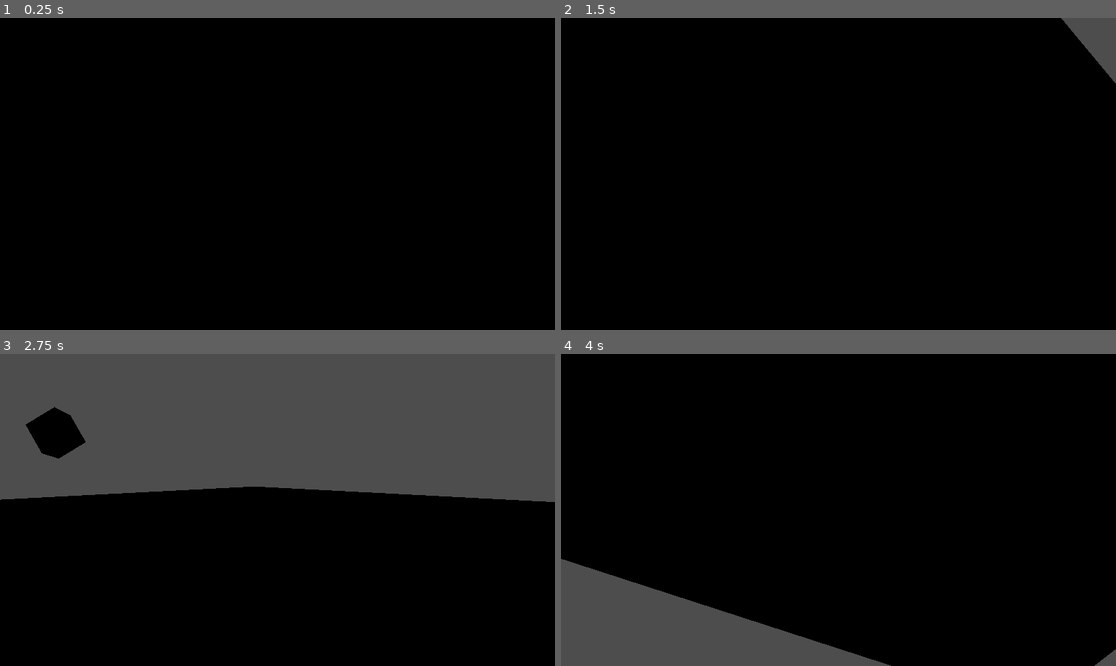
Above: before the commit, frames 1-4 (two rows, left to right).
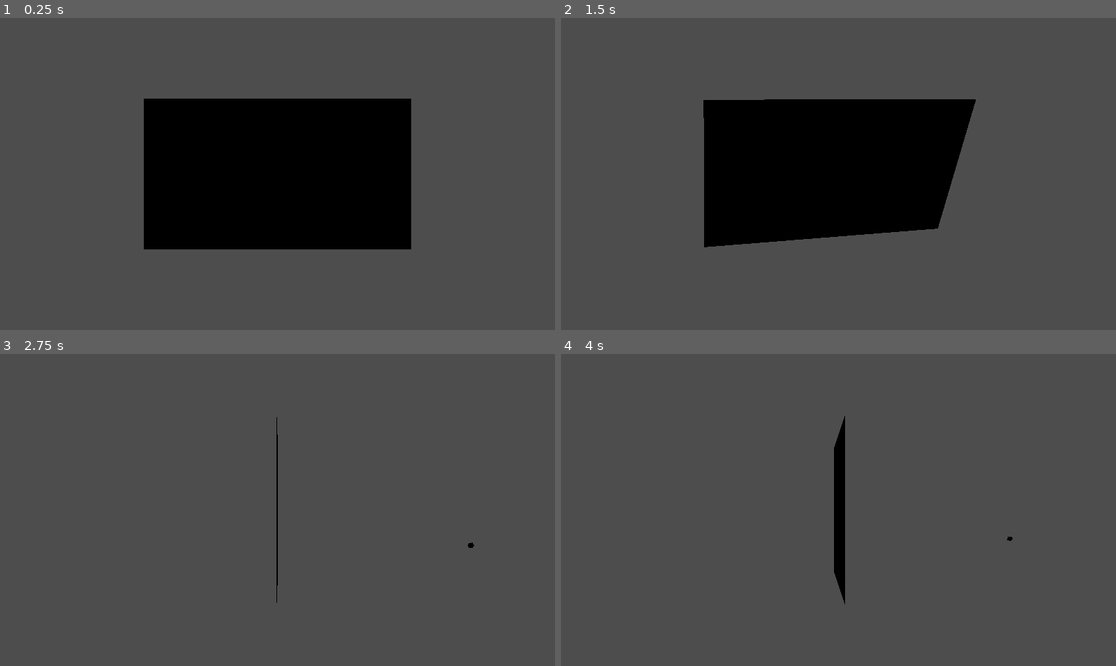
Above: after the commit, the same moments.

Repository: MatthieuLJ/no_dice
Game: Godot game, scene res://die.tscn
The game is run twice, just before and just after one commit, with the same random seed, the same clock (stepped at 60 frames per second) and the same inputs.
Inputs (mouse positions are in pixels of both pictures, inside the frame that each line leads up to):
- Up to frame 1 (0.25 s): no input
- Up to frame 2 (1.5 s): tap Enter (ui_accept) at 0.5, 0.77 s; move the mouse to (960, 158) at 0.52 s; hold Right (ui_right) 0.53-1.28 s; tap R at 0.6, 1.35 s; click (960, 158) at 0.67 s; move the mouse to (727, 189) at 1.27 s; hold Down (ui_down) from 1.28 s (still down)
- Up to frame 3 (2.75 s): tap Enter (ui_accept) at 1.52 s; move the mouse to (333, 441) at 2.02 s; release Down (ui_down) at 2.03 s; hold Right (ui_right) from 2.03 s (still down); tap R at 2.1 s
- Up to frame 4 (4 s): move the mouse to (810, 572) at 2.77 s; release Right (ui_right) at 2.78 s; hold Up (ui_up) 2.78-3.53 s; tap R at 2.85, 3.6 s; click (810, 572) at 2.92 s; tap Enter (ui_accept) at 3.02, 3.77 s; move the mouse to (1005, 556) at 3.52 s; hold Left (ui_left) from 3.53 s (still down)

The runs differ from the first frame. In frame 1, 77% of the frame differs, in the area x 0-100%, y 0-100%; in frame 2, 79%; in frame 3, 56%; in frame 4, 89%.

Commit message:
Update enclosure
Use 4 walls instead of a pyramid for easier physics
Checked the aspect ratio is correct

Diff:
--- a/die.gd
+++ b/die.gd
@@ -39,13 +39,3 @@
 		global_position = Vector3(0, 0.55, 0)
 		linear_velocity = Vector3.ZERO
 		angular_velocity = Vector3.ZERO
-
-func get_current_aspect_ratio():
-	# get_viewport().get_visible_rect() gives you the pixel dimensions
-	var view_size = get_viewport().get_visible_rect().size
-	var aspect_ratio = view_size.x / view_size.y
-	return aspect_ratio
-
-# Example usage
-func _ready():
-	print("Current Aspect Ratio: ", get_current_aspect_ratio())
--- a/die.tscn
+++ b/die.tscn
@@ -12,12 +12,6 @@
 [sub_resource type="BoxMesh" id="BoxMesh_fl3nv"]
 material = SubResource("StandardMaterial3D_fl3nv")
 size = Vector3(0.1, 0.1, 0.1)
-
-[sub_resource type="StandardMaterial3D" id="StandardMaterial3D_q3244"]
-albedo_color = Color(1, 0.24705882, 0.11764706, 1)
-
-[sub_resource type="StandardMaterial3D" id="StandardMaterial3D_gxo0y"]
-albedo_color = Color(0.695274, 0.634472, 0.14082271, 1)
 
 [sub_resource type="PhysicsMaterial" id="PhysicsMaterial_gxo0y"]
 absorbent = true
@@ -38,6 +32,18 @@
 
 [sub_resource type="BoxShape3D" id="BoxShape3D_gxo0y"]
 
+[sub_resource type="BoxShape3D" id="BoxShape3D_lrp3r"]
+size = Vector3(2, 1, 0.1)
+
+[sub_resource type="BoxShape3D" id="BoxShape3D_da4l3"]
+size = Vector3(2, 1, 0.1)
+
+[sub_resource type="BoxShape3D" id="BoxShape3D_pg65m"]
+size = Vector3(0.1, 1, 2)
+
+[sub_resource type="BoxShape3D" id="BoxShape3D_xbu7s"]
+size = Vector3(0.1, 1, 2)
+
 [node name="Node3D" type="Node3D" unique_id=199600776]
 
 [node name="Die" type="RigidBody3D" parent="." unique_id=343189897]
@@ -53,43 +59,45 @@
 mesh = SubResource("BoxMesh_fl3nv")
 
 [node name="DirectionalLight3D" type="DirectionalLight3D" parent="." unique_id=68554707]
-transform = Transform3D(1, 0, 0, 0, 0.707107, 0.707107, 0, -0.707107, 0.707107, 0, 1.2, 0.3)
+transform = Transform3D(1, 0, 0, 0, 0.70710695, 0.70710695, 0, -0.70710695, 0.70710695, 0, 1.5, 1)
 layers = 0
-light_color = Color(0.942667, 0.859814, 0.611737, 1)
+light_color = Color(0.8145645, 0.89032847, 0.7817355, 1)
+light_energy = 8.108
+light_indirect_energy = 5.336
+light_angular_distance = 30.0
 
 [node name="Camera3D" type="Camera3D" parent="." unique_id=50445828]
-transform = Transform3D(-4.371139e-08, -1, -4.371139e-08, 0, -4.371139e-08, 1, -1, 4.371139e-08, 1.9106855e-15, 0, 1.5, 0)
+transform = Transform3D(1, 0, 0, 0, -4.371139e-08, 1, 0, -1, -4.371139e-08, 0, 5, 0)
 keep_aspect = 0
 current = true
-fov = 60.0
+fov = 45.0
 
-[node name="Enclosure" type="CSGCombiner3D" parent="." unique_id=1470120394]
-material_override = SubResource("StandardMaterial3D_q3244")
-operation = 2
-script = ExtResource("2_gxo0y")
-
-[node name="Box" type="CSGBox3D" parent="Enclosure" unique_id=1178474898]
-transform = Transform3D(0.70710677, 0, 0.70710677, 0, 1, 0, -0.70710677, 0, 0.70710677, 0, 1, 0)
-custom_aabb = AABB(0, 0, 0, 1, 1, 1)
-size = Vector3(2, 2, 2)
-material = SubResource("StandardMaterial3D_gxo0y")
-
-[node name="CarvedPyramid" type="CSGPolygon3D" parent="Enclosure" unique_id=1964232516]
-transform = Transform3D(0.70710677, 0, 0.70710677, 0, 1, 0, -0.70710677, 0, 0.70710677, 0, 0, 0)
-operation = 2
-polygon = PackedVector2Array(0, 0, 0, 2, 1, 0)
-mode = 1
-spin_degrees = 360.0
-spin_sides = 4
-smooth_faces = true
+[node name="Enclosure" type="Node3D" parent="." unique_id=259526915]
 
 [node name="Ground" type="AnimatableBody3D" parent="Enclosure" unique_id=1843248541]
 physics_material_override = SubResource("PhysicsMaterial_gxo0y")
+script = ExtResource("2_gxo0y")
 
 [node name="MeshInstance3D" type="MeshInstance3D" parent="Enclosure/Ground" unique_id=504361292]
 mesh = SubResource("PlaneMesh_fl3nv")
 surface_material_override/0 = SubResource("StandardMaterial3D_muu1c")
 
-[node name="CollisionShape3D" type="CollisionShape3D" parent="Enclosure/Ground" unique_id=1002200635]
+[node name="Bottom" type="CollisionShape3D" parent="Enclosure/Ground" unique_id=1002200635]
 transform = Transform3D(10, 0, 0, 0, 10, 0, 0, 0, 10, 0, -5, 0)
 shape = SubResource("BoxShape3D_gxo0y")
+
+[node name="Wall_North" type="CollisionShape3D" parent="Enclosure/Ground" unique_id=429684385]
+transform = Transform3D(1, 0, 0, 0, 1, 0, 0, 0, 1, 0, 0.5, -1)
+shape = SubResource("BoxShape3D_lrp3r")
+
+[node name="Wall_South" type="CollisionShape3D" parent="Enclosure/Ground" unique_id=1240032953]
+transform = Transform3D(1, 0, 0, 0, 1, 0, 0, 0, 1, 0, 0.5, 1)
+shape = SubResource("BoxShape3D_da4l3")
+
+[node name="Wall_East" type="CollisionShape3D" parent="Enclosure/Ground" unique_id=658514775]
+transform = Transform3D(1, 0, 0, 0, 1, 0, 0, 0, 1, 1, 0.5, 0)
+shape = SubResource("BoxShape3D_pg65m")
+
+[node name="Wall_West" type="CollisionShape3D" parent="Enclosure/Ground" unique_id=425651818]
+transform = Transform3D(1, 0, 0, 0, 1, 0, 0, 0, 1, -1, 0.5, 0)
+shape = SubResource("BoxShape3D_xbu7s")
--- a/pyramid_scale.gd
+++ b/pyramid_scale.gd
@@ -1,21 +1,32 @@
-extends CSGCombiner3D
+extends Node3D
 
-func _ready():
-	# Connect to viewport resize to update scale automatically
-	get_viewport().size_changed.connect(_update_pyramid_scale)
-	# Initial call to set scale at startup
-	_update_pyramid_scale()
-
-func _update_pyramid_scale():
-	var view_size = get_viewport().get_visible_rect().size
-	var aspect_ratio = view_size.y / view_size.x
-
-	# Apply scale to the X-axis to flatten/widen the pyramid
-	self.scale.x = aspect_ratio
+# Store the target scale so it isn't lost during rotation calculations
+var target_scale: Vector3 = Vector3.ONE
 
 @export_group("Tilt Settings")
 @export var tilt_speed: float = 8.0         # How fast the box interpolates to the target angle
 @export var shake_sensitivity: float = 1.5  # How strongly sudden phone jerks tilt the tray
+
+func _ready():
+	# Connect to viewport resize to update scale automatically
+	get_viewport().size_changed.connect(_update_scale)
+	# Initial call to set scale at startup
+	_update_scale()
+
+func _update_scale():
+	var view_size = get_viewport().get_visible_rect().size
+	# Prevent division by zero if view_size is not fully initialized
+	if view_size.x == 0:
+		return
+
+	var aspect_ratio = view_size.y / view_size.x
+
+	# Keep X and Y at default, apply aspect ratio scale to Z
+	target_scale = Vector3(1.0, 1.0, aspect_ratio)
+
+	# Apply scale immediately
+	transform.basis = transform.basis.orthonormalized().scaled(target_scale)
+	print("Current Aspect Ratio: ", aspect_ratio, " | Target Scale: ", target_scale)
 
 func _physics_process(delta: float) -> void:
 	# 1. Get the device's gravity vector (combines gyro + accelerometer)
@@ -28,34 +39,28 @@
 	var target_quat: Quaternion
 
 	if not gravity.is_zero_approx():
-		# The gravity vector points DOWN in phone space.
-		# To tilt the box to match the phone, we align the box's local UP (+Y)
-		# with the physical UP direction relative to the screen (-gravity).
 		var physical_up = -gravity.normalized()
-
-		# Create a rotation that maps world UP (Vector3.UP) to our physical UP
 		target_quat = Quaternion(Vector3.UP, physical_up)
-
 	else:
-		# --- DESKTOP KEYBOARD FALLBACK (For testing in editor) ---
+		# --- DESKTOP KEYBOARD FALLBACK ---
 		var input_dir = Input.get_vector("ui_left", "ui_right", "ui_up", "ui_down")
-		# Unlimited tilt using keyboard inputs
 		var target_euler = Vector3(
-			input_dir.y * PI / 2.0, # Tilts forward/backward up to 90 degrees
+			input_dir.y * PI / 2.0,
 			0.0,
-			-input_dir.x * PI / 2.0 # Tilts left/right up to 90 degrees
+			-input_dir.x * PI / 2.0
 		)
 		target_quat = Quaternion.from_euler(target_euler)
 
 	# 2. Incorporate Gyroscope for sharp "jerks" / shakes
 	var gyro = Input.get_gyroscope()
 	if not gyro.is_zero_approx():
-		# Create a small instantaneous rotation based on gyro velocity
 		var gyro_impulse = Quaternion(gyro * delta * shake_sensitivity)
 		target_quat = target_quat * gyro_impulse
 
-	# 3. Smoothly rotate the physical enclosure (Slerp)
-	var current_quat = Quaternion(transform.basis)
+	# 3. Smoothly rotate and apply the preserved scale
+	# We use get_rotation_quaternion() to bypass scale distorting the rotation query
+	var current_quat = transform.basis.get_rotation_quaternion()
 	var next_quat = current_quat.slerp(target_quat, tilt_speed * delta)
 
-	transform.basis = Basis(next_quat)
+	# Build a clean rotation basis and apply our target scale to it
+	transform.basis = Basis(next_quat).scaled(target_scale)
